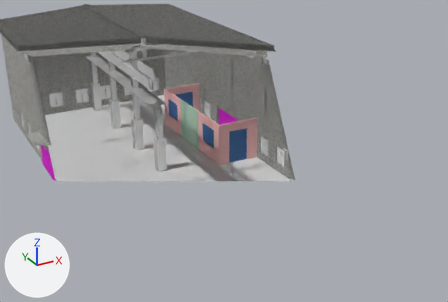
The FBX model 数控机床/Assets/房子/房子.FBX as it was, and as the next commit left it.
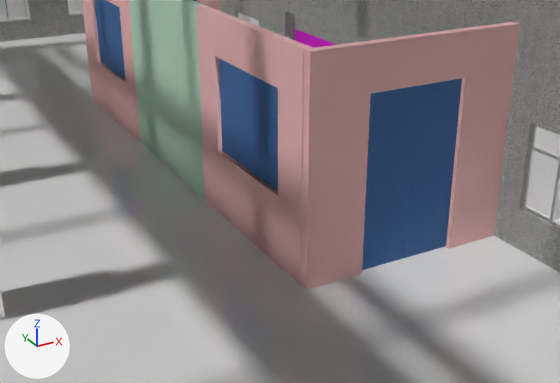
Old and new are each drawn from a camera (50 mm lens) standing at (-0.834, -1.667, 0.913) and looking at (0.169, 0.158, 0.0) and again close up from a camera (50 mm lens) standing at (-0.088, -0.236, 0.217) and looking at (0.14, 0.179, 0.01). The axes (+X, +Y, +Z) are drawn at lower left. The lights are the same throughout. Everything nearer to the camera than a plane just in front of the edit is cut away. Where no turn or scale is listed for an object, it has been applied to the vertices. Vertices at the same position are counted once.

The older version as bpy lines, for what is in view:
```python
me_mesh = bpy.data.meshes.new('Mesh')
me_mesh.from_pydata(...)  # 2587 vertices, 2580 faces; spans x -0.41..0.41, y -1.08..1.07, z 0.17..0.63
# faces by material slot: [2508, 72]
me_mesh.materials.append(mat_01___default)
me_mesh.materials.append(mat_material__96)  # pink #e600dd
me_mesh_003 = bpy.data.meshes.new('Mesh.003')
me_mesh_003.from_pydata(...)  # 8104 vertices, 14816 faces; spans x 0.0..0.72, y -1.91..0.2, z 0.0..0.37
# faces by material slot: [11168, 3648]
me_mesh_003.materials.append(mat_material__36)  # white #ffffff
me_mesh_003.materials.append(mat_material__32)  # white #ffffff
me_mesh_005 = bpy.data.meshes.new('Mesh.005')
me_mesh_005.from_pydata(...)  # 168 vertices, 154 faces; spans x 0.0..0.162, y -0.251..0.229, z 0.0..0.156
# faces by material slot: [118, 30, 6]
me_mesh_005.materials.append(mat_02___default)  # pink #ffcaca
me_mesh_005.materials.append(mat_material__108)  # blue #4571ac
me_mesh_005.materials.append(mat_material__109)  # white #cae9d2
ob_墙体和屋顶 = bpy.data.objects.new('墙体和屋顶', me_mesh)
ob_墙体和屋顶.location = (-0.053, -0.0714, -0.2173)
ob_窗户 = bpy.data.objects.new('窗户', me_mesh_003)
ob_窗户.location = (-0.4091, 0.7875, -0.0167)
ob_衣帽间 = bpy.data.objects.new('衣帽间', me_mesh_005)
ob_衣帽间.location = (0.137, 0.3891, -0.0438)
# also in view: '地板' at (-0.054, -0.072, -0.045)
```
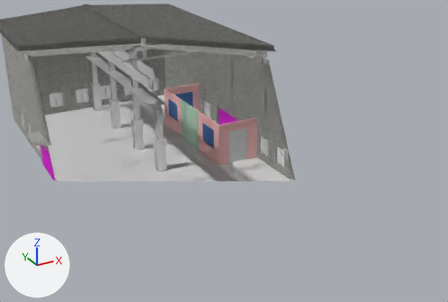
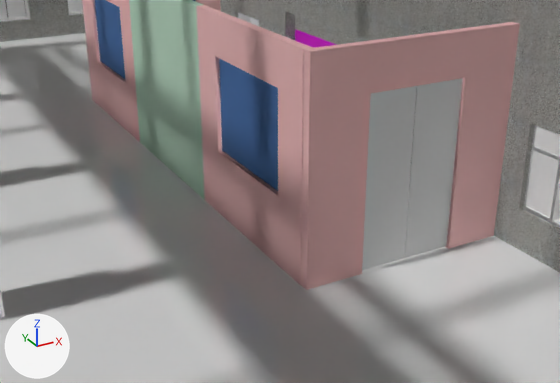
Pixel boxes (x1, y1, x2, y2) of what changed, in the close-ups (560 x 383 px):
```json
{"object": "door2", "change": "added", "after": [362, 86, 417, 270]}
{"object": "door1", "change": "added", "after": [404, 78, 463, 258]}
{"part": 1, "of": "me_mesh_005", "change": "deleted", "before": [404, 78, 462, 258], "on screen": "blue"}
{"part": 2, "of": "me_mesh_005", "change": "deleted", "before": [362, 86, 417, 270], "on screen": "blue"}
```

Scene script edits in JSON lines:
```json
{"block": "me_mesh_005", "where": "me_mesh_005.from_pydata(...)  # 168 vertices, 154 faces; spans x 0.0..0.162, y -0.251..0.229, z 0.0..0.156"}
{"block": "me_mesh_005", "where": "# used by ob_衣帽间; location = (0.137, 0.3891, -0.0438)"}
{"block": "me_mesh_005", "change": "me_mesh_005 part 1: the loose piece of 8 vertices spanning x 0.081..0.119, y -0.248, z 0.001..0.126 is deleted"}
{"block": "me_mesh_005", "change": "me_mesh_005 part 2: the loose piece of 8 vertices spanning x 0.044..0.081, y -0.248, z 0.001..0.126 is deleted"}
{"op": "add", "block": "me_mesh_006", "code": ["me_mesh_006 = bpy.data.meshes.new('Mesh.006')", "me_mesh_006.from_pydata(...)  # a box spanning x -0.0188..0.0188, y -0.0003..0.0003, z 0.0..0.1245"]}
{"op": "add", "block": "ob_door1", "code": ["ob_door1 = bpy.data.objects.new('door1', me_mesh_006)", "ob_door1.location = (0.2372, 0.1406, -0.0428)"]}
{"op": "add", "block": "ob_door2", "code": ["ob_door2 = bpy.data.objects.new('door2', me_mesh_006.copy())", "ob_door2.location = (0.199, 0.1406, -0.0428)"]}
```
